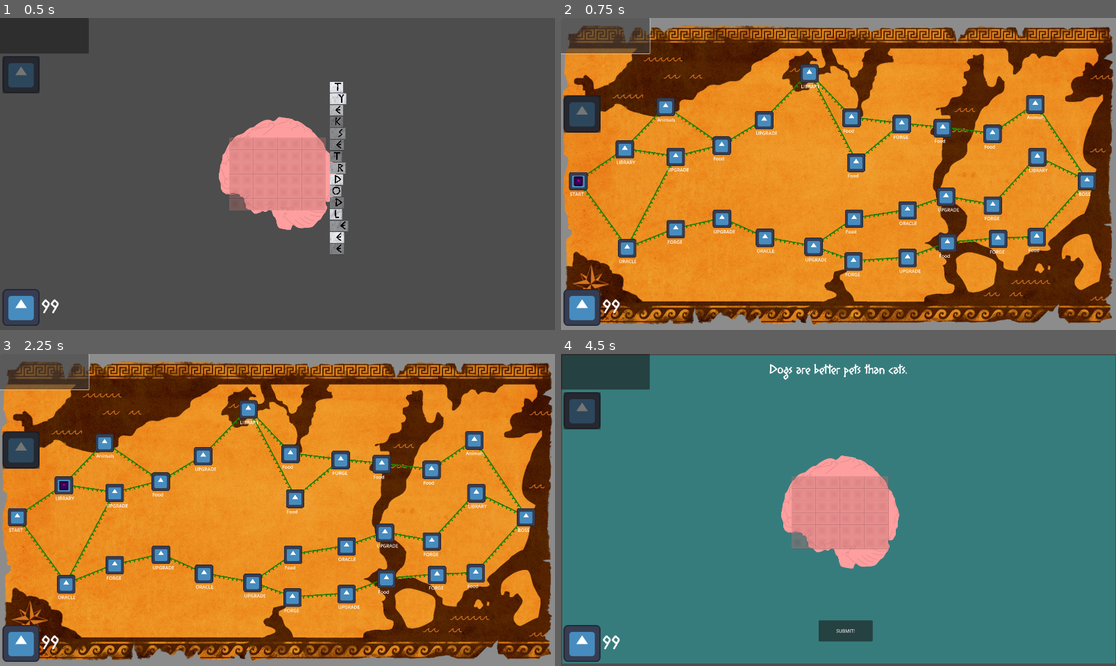
Above: before the commit, frames 1-4 (two rows, left to right).
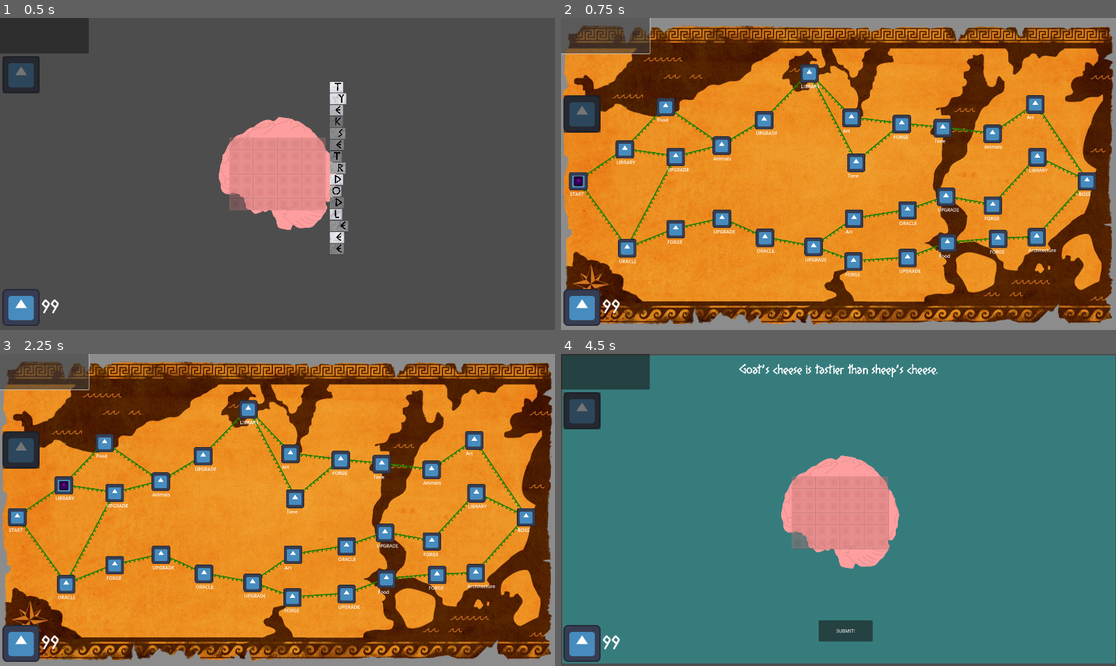
Above: after the commit, the same moments.

Repository: hulien22/ldjam54
Game: Godot game, scene res://scenes/main.tscn
Two runs of this game, one before a commit and one after it. Both use one fixed random seed, a clock stepped at 60 frames per second and the inputs below. The engine's default icon, where the game draws it, is replaced by a stand-in: a white triangle on a blue panel in a dark square.
Inputs (mouse positions are in pixels of both pictures, inside the frame that each line leads up to):
- Up to frame 1 (0.5 s): no input
- Up to frame 2 (0.75 s): click (605, 36) at 0.5 s
- Up to frame 3 (2.25 s): click (66, 485) at 1.27 s; click (44, 372) at 2 s
- Up to frame 4 (4.5 s): click (666, 444) at 2.77 s; click "DEBATE!" at 3.5 s; click "dogs" (after the commit: "Goat's cheese") at 4.25 s

Frame 1 is identical in both runs. In frame 2, 0.2% of the frame differs, in the area x 17-90%, y 31-76%; in frame 3, 0.2%; in frame 4, 0.6%, in the area x 32-68%, y 3-9%.

Commit message:
fix repeated questions

Diff:
--- a/scripts/Global.gd
+++ b/scripts/Global.gd
@@ -40,7 +40,7 @@
 			debate_questions[s].append(DebateQuestion.new(d[0], d[1], d[2], d[3], d[4], d[5]));
 
 func get_random_debate_question(difficulty) -> DebateQuestion:
-	return debate_questions[difficulty][rng.randi() % debate_questions.size()];
+	return debate_questions[difficulty][rng.randi() % debate_questions[difficulty].size()];
 
 enum TileState {
 	DRAGGABLE,
